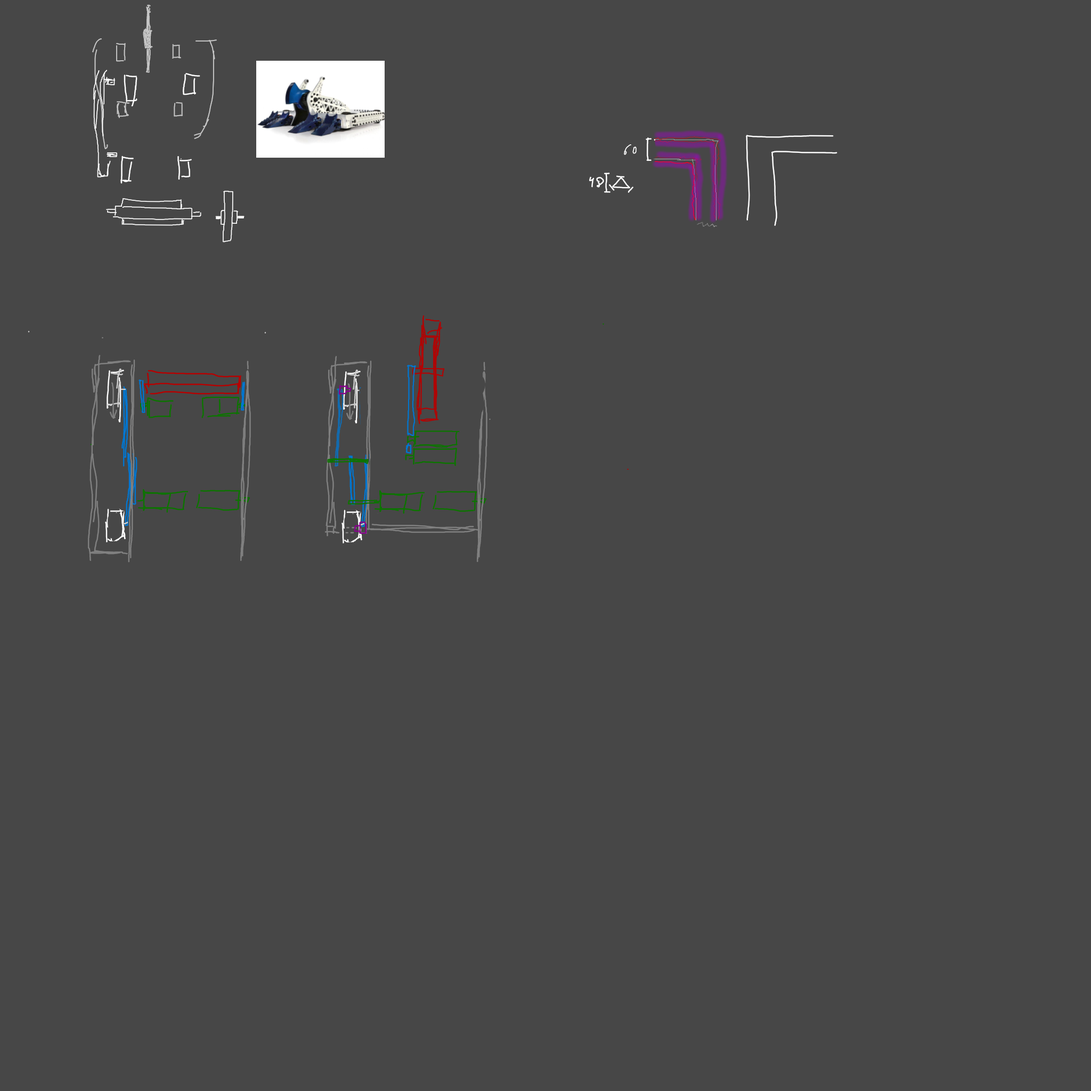
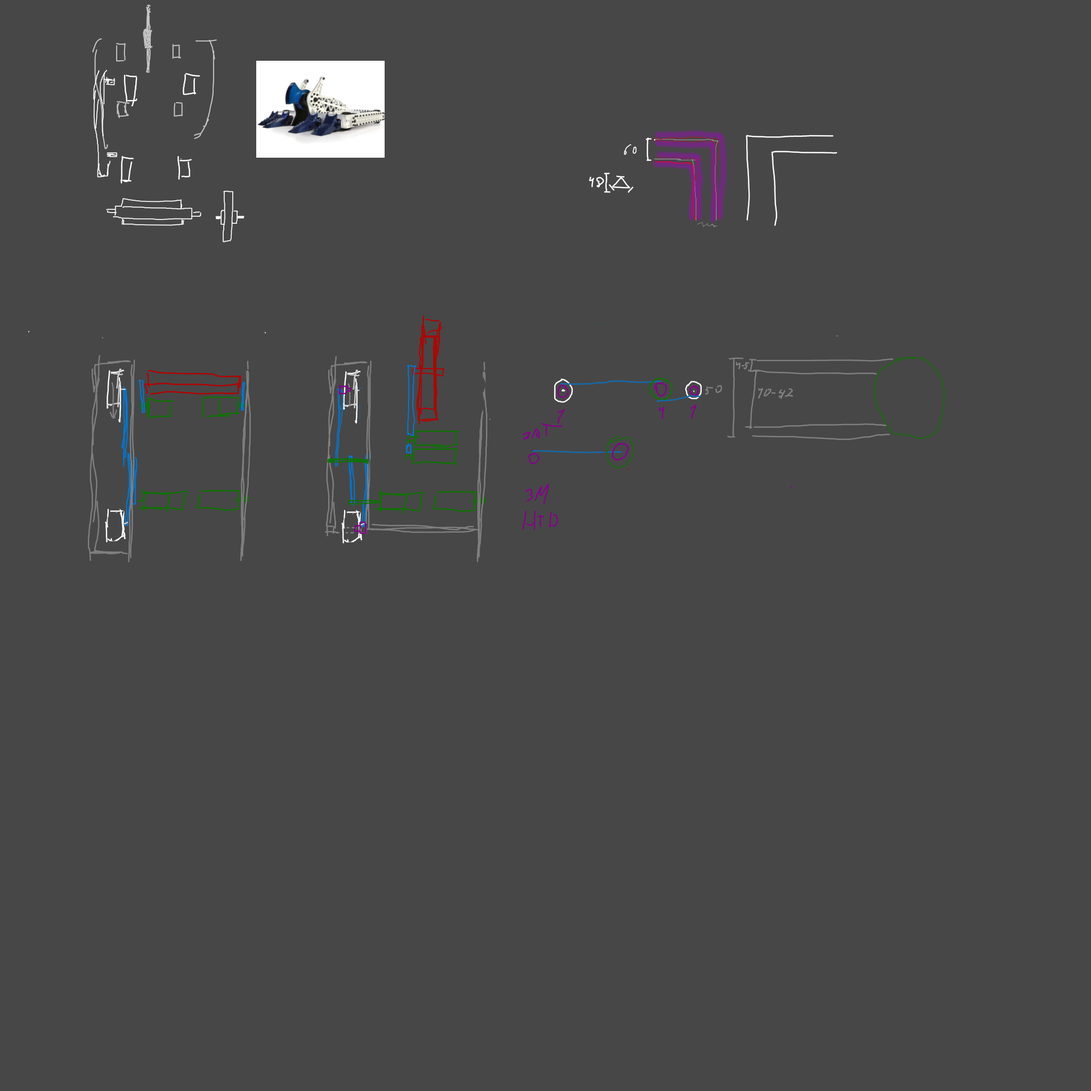
The second 1091px x 1091px image is a revision of the first. Changes to its layers:
painted on "Paint Layer 1 (pasted)" (1st of 2) over [346, 335, 887, 531]
painted on "Paint Layer 1 (pasted)" (2nd of 2) over [346, 335, 946, 531]
painted on "Background" over [346, 335, 946, 531]
